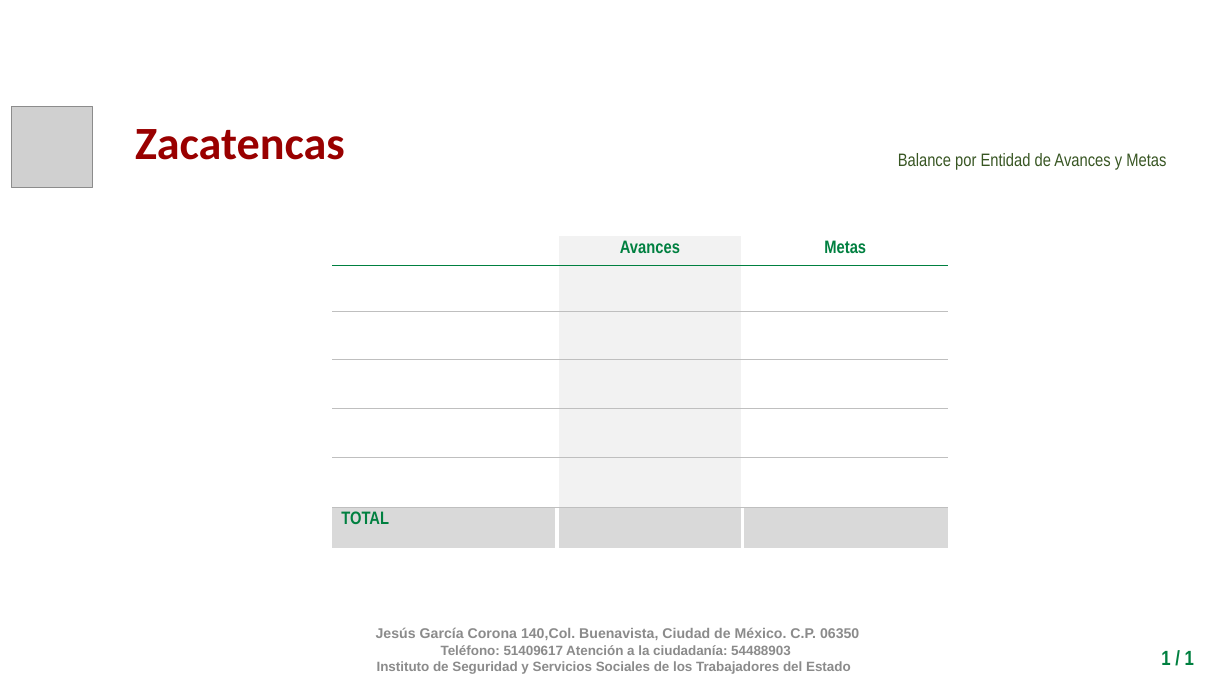
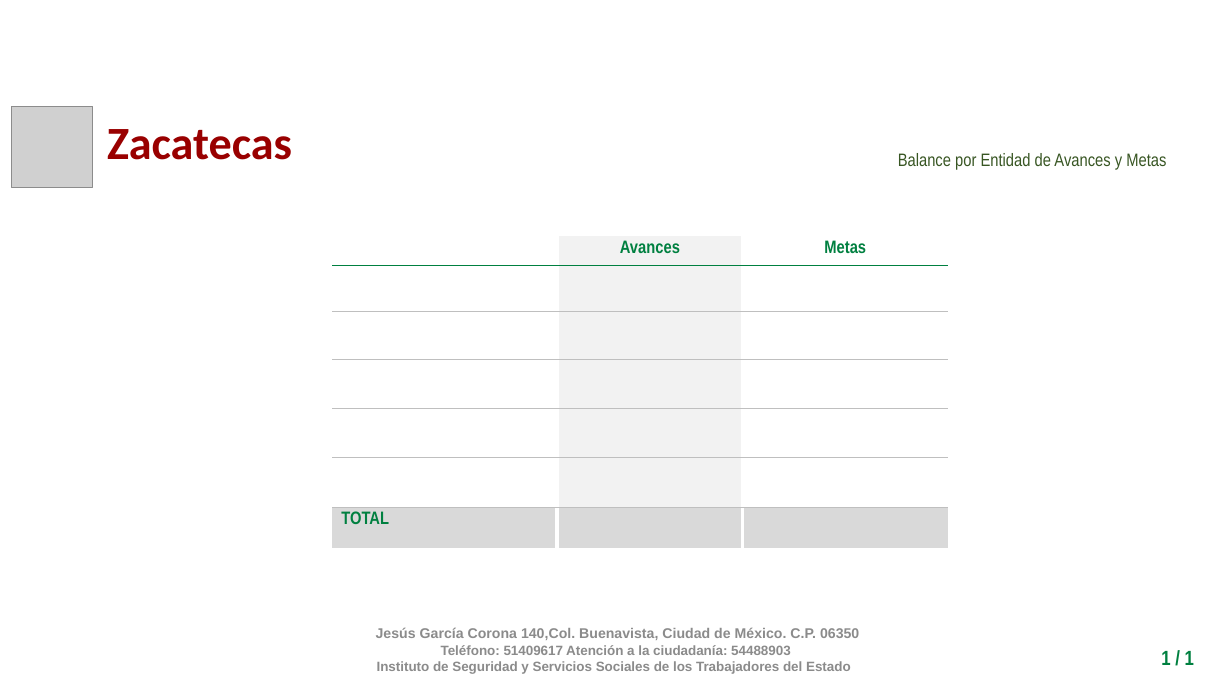
Before and after one commit to fpedro23/djangoISSSTE, a slide deck: slide 32 of djangoISSSTE/static/ppt/balance_por_estado.pptx. Drawn at 1232x693 pixels with LibreOffice and Linux fonts; fonts in the diff are those of the drawing; grey boxes stand for pictures; background and template pictures are left out. Boxes give left, top, right and bottom in pixels: in the first picture for what was removed or moved away, otherwise in the second. Text is boxed around its words. In the diff, an @@ line names an element or a change of style, - is before the commit and + after.

```diff
--- a/djangoISSSTE/static/ppt/balance_por_estado.pptx
+++ b/djangoISSSTE/static/ppt/balance_por_estado.pptx
@@ text at box(107, 129, 292, 160): text changed @@
-Zacatencas
+Zacatecas
```
Also in this commit, not shown: 4 other files.
